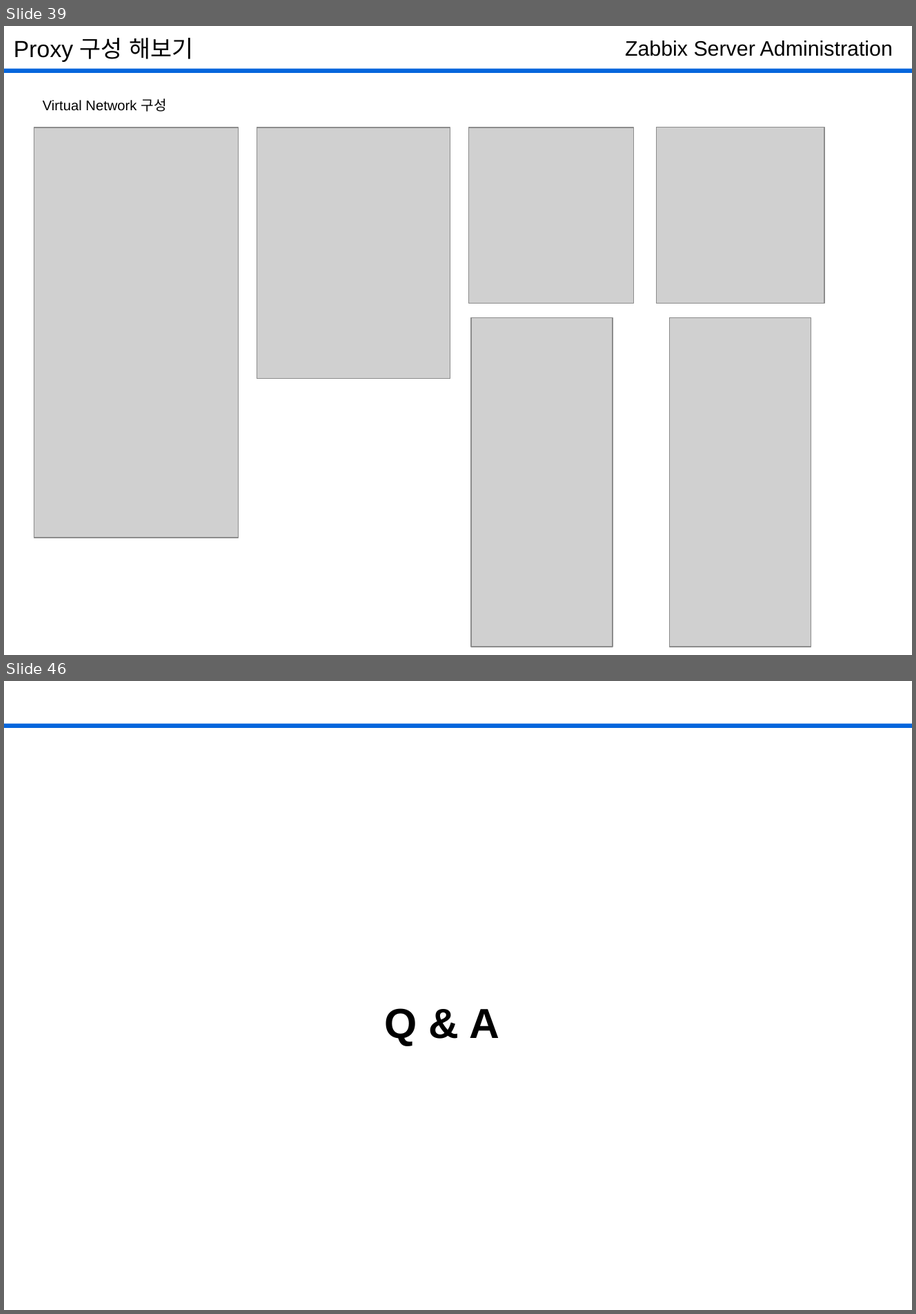
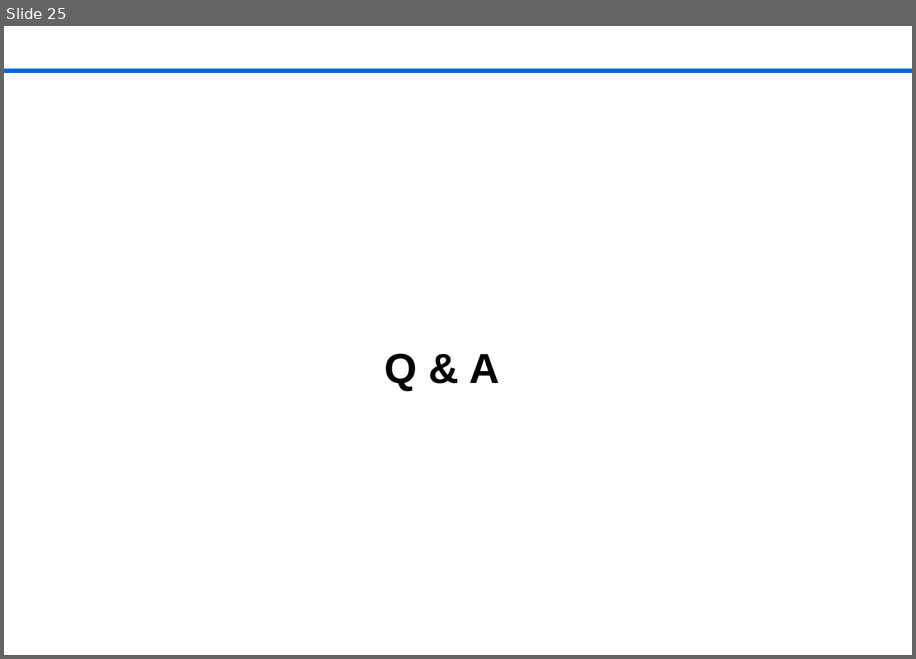
Before and after one commit to 831jsh/zabbix-grafana, a slide deck: Day-2/Day-2.pptx. Shown one above the other, each under a label of ours: slides 39 and 46 before the commit, slide 25 after it; the slides between them are not shown. The pictures are 916x1314 and 916x659 pixels, drawn with LibreOffice and Linux fonts; fonts in the diff are those of the drawing; grey boxes stand for pictures. Boxes give left, top, right and bottom in pixels: in the first picture for what was removed or moved away, otherwise in the second. Text is boxed around its words. In the diff, an @@ line names an element or a change of style, - is before the commit and + after.

```diff
--- a/Day-2/Day-2.pptx
+++ b/Day-2/Day-2.pptx
@@ slide 39 removed at [4, 26, 912, 655], background #FFFFFF; not listed: 1 template element that a slide beside it also shows @@
@@ text removed at [14, 38, 193, 62] @@
-Proxy 구성 해보기
@@ text removed at [625, 40, 893, 56] @@
-Zabbix Server Administration
@@ text removed at [43, 98, 166, 112] @@
-Virtual Network 구성
@@ picture removed at [34, 127, 239, 537] @@
@@ picture removed at [257, 127, 451, 378] @@
@@ picture removed at [468, 127, 634, 303] @@
@@ picture removed at [656, 127, 825, 303] @@
@@ picture removed at [471, 318, 613, 646] @@
@@ picture removed at [670, 318, 811, 646] @@
@@ what was slide 46 is now slide 25 @@
```
Also in this commit, not shown: 1 slide changed, 1 slide added, 21 other slides removed, 1 other file.
